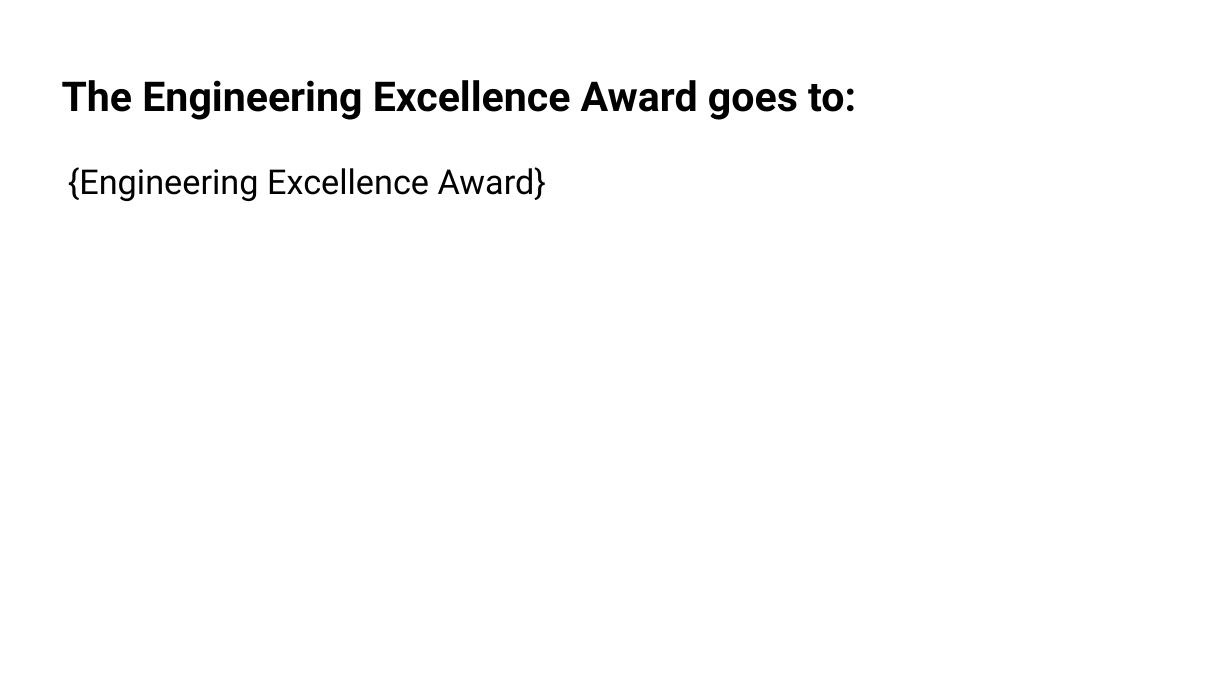
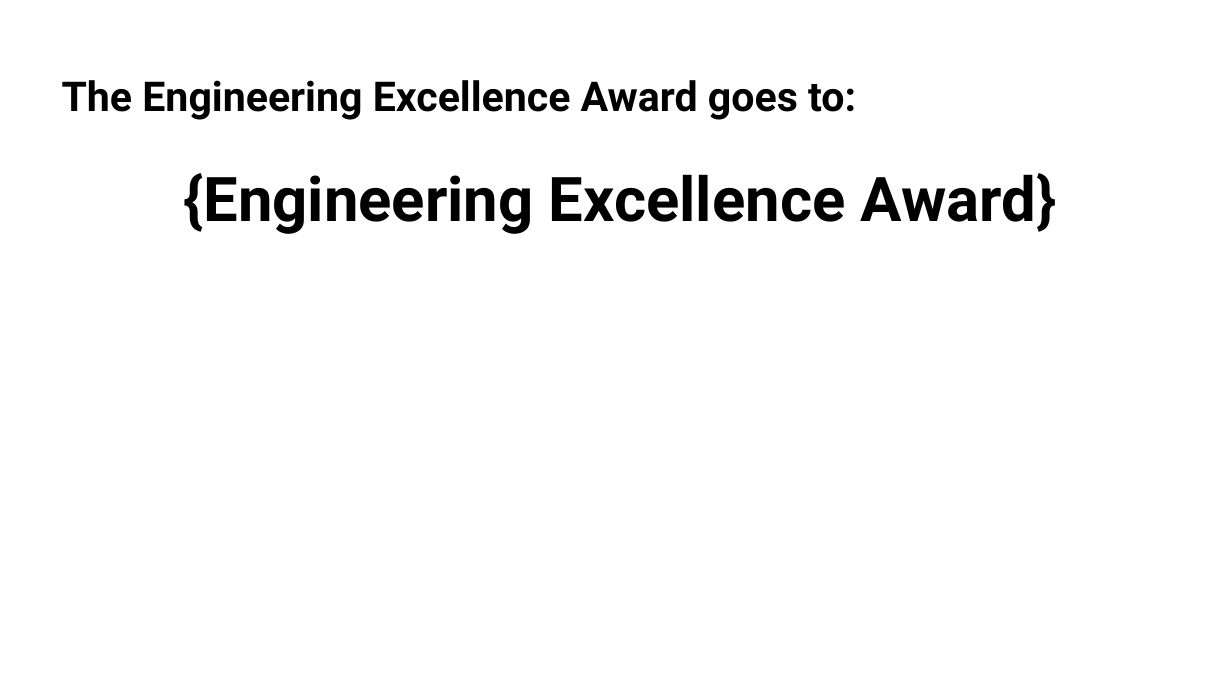
Before and after one commit to bpmerkel/FLLSlides, a slide deck: slide 30 of Api/Templates/Awards Ceremony.pptx. Drawn at 1232x693 pixels with LibreOffice and Linux fonts; fonts in the diff are those of the drawing; background and template pictures are left out. Boxes give left, top, right and bottom in pixels: in the first picture for what was removed or moved away, otherwise in the second. Text is boxed around its words. In the diff, an @@ line names an element or a change of style, - is before the commit and + after.

Commit message:
Select profile, increase font size in PPTX

```diff
--- a/Api/Templates/Awards Ceremony.pptx
+++ b/Api/Templates/Awards Ceremony.pptx
@@ text "{Engineering Excellence Award}" at (183,173,1057,234): size 20 to 36 pt, bold on; alignment left to centre @@
```
Also in this commit, not shown: 11 other slides changed, 1 other file.
